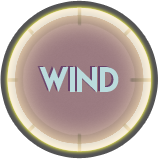
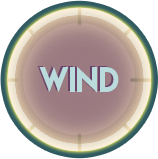
The second w=158, h=159 image is a revision of the first. Changes to its layers:
painted on "Shape 2 copy", masked it over [7, 7, 151, 152]
painted on "Shape 8 copy 3", masked it over [27, 28, 132, 132]
painted on "Shape 8 copy 2", masked it over [27, 28, 132, 132]
painted on "Shape 8 copy", masked it over [7, 78, 152, 82]
painted on "Shape 8", masked it over [77, 15, 82, 152]
painted on "Shape 2", masked it over [7, 7, 151, 152]
